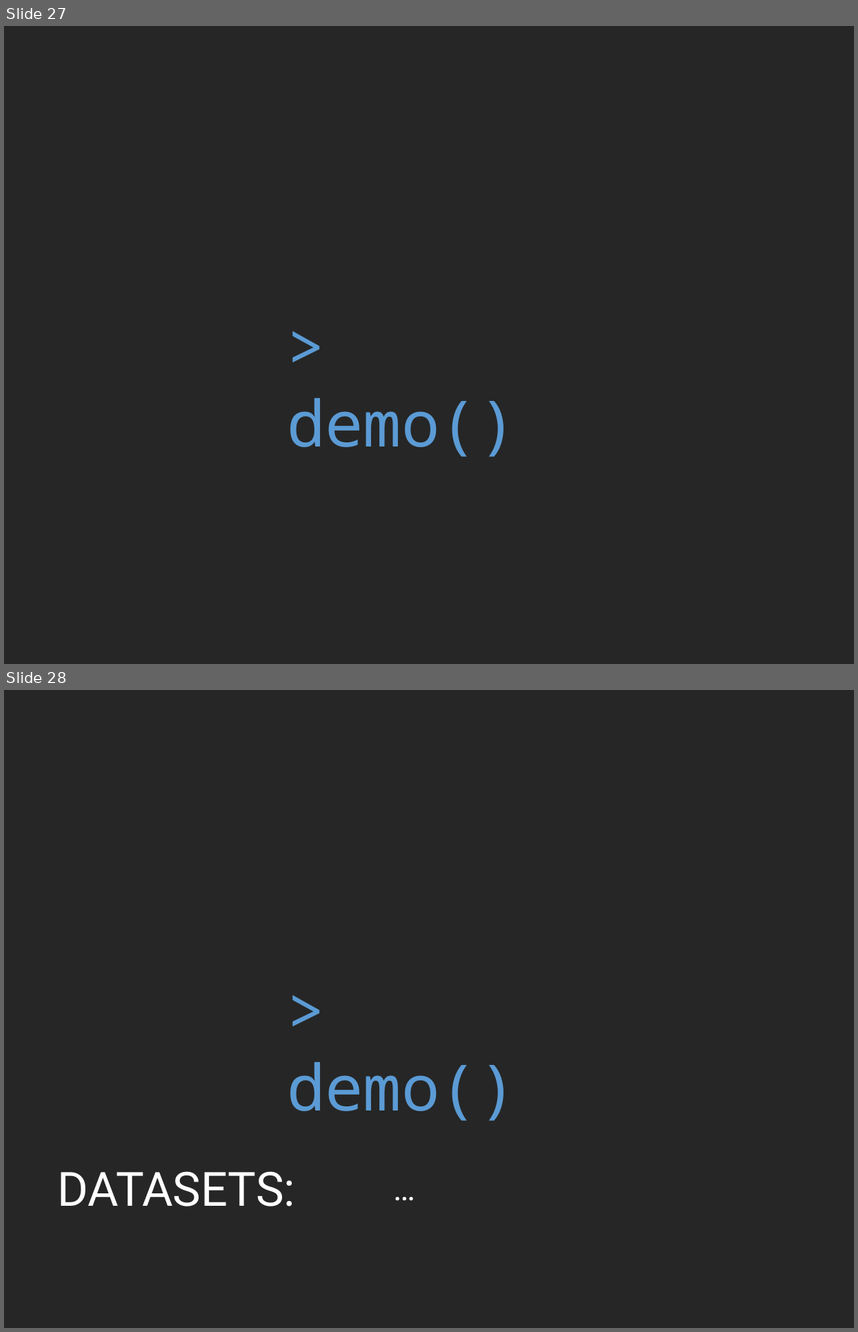
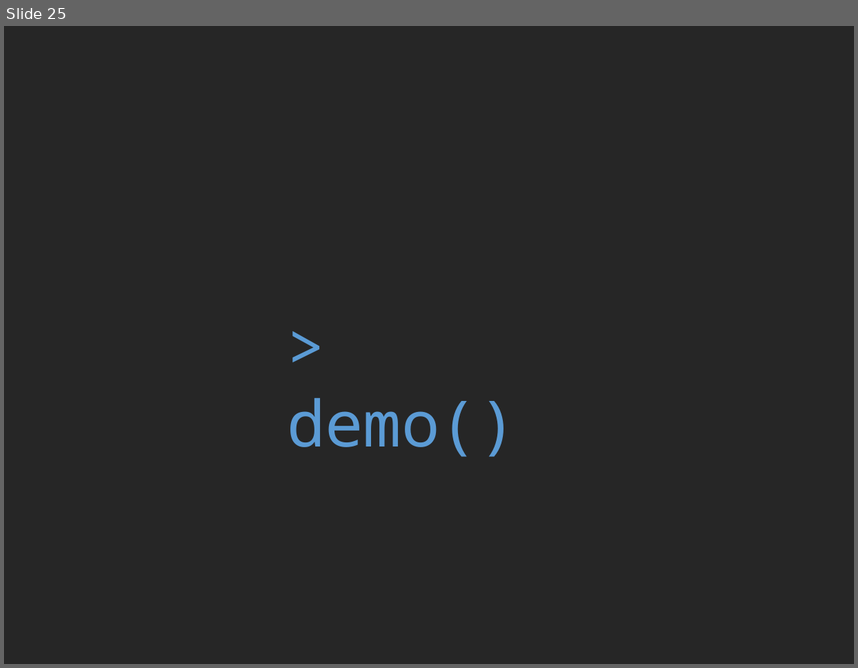
Before and after one commit to rvanmazijk/BioSci-tidyverse-workshop, a slide deck: slides-and-notes/day-2-slides.pptx. Shown one above the other, each under a label of ours: slides 27 and 28 before the commit, slide 25 after it. The pictures are 858x1332 and 858x668 pixels, drawn with LibreOffice and Linux fonts; fonts in the diff are those of the drawing. Boxes give left, top, right and bottom in pixels: in the first picture for what was removed or moved away, otherwise in the second. Text is boxed around its words. In the diff, an @@ line names an element or a change of style, - is before the commit and + after.

```diff
--- a/slides-and-notes/day-2-slides.pptx
+++ b/slides-and-notes/day-2-slides.pptx
@@ slide 28 removed at <box>4,690,854,1328</box>, background #262626 @@
@@ text removed at <box>287,1062,517,1121</box> @@
-> demo()
@@ text removed at <box>385,1163,435,1211</box> @@
-…
@@ text removed at <box>58,1171,296,1206</box> @@
-DATASETS:
@@ what was slide 27 is now slide 25 @@
```
Also in this commit, not shown: 3 slides changed, 2 other slides removed.
